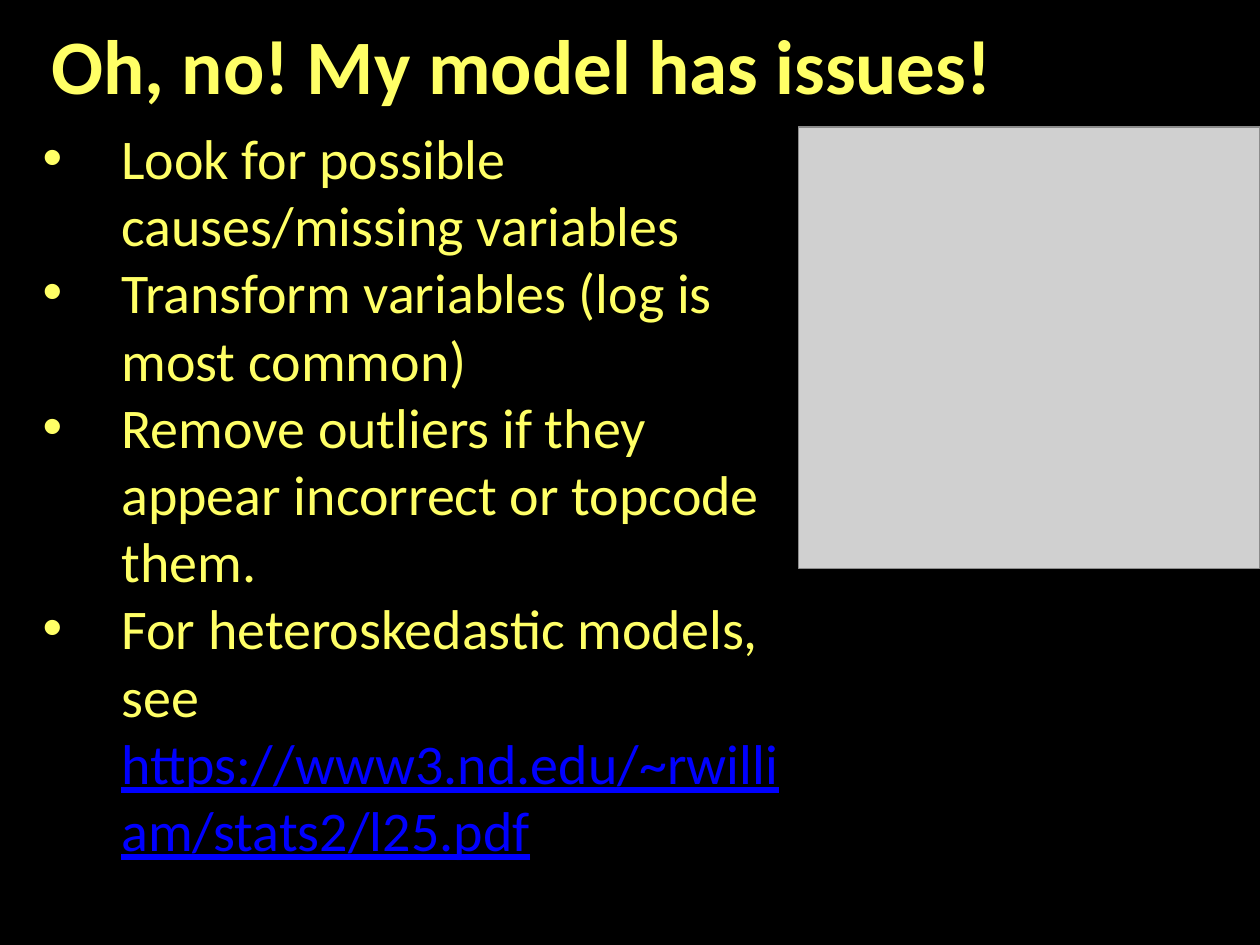
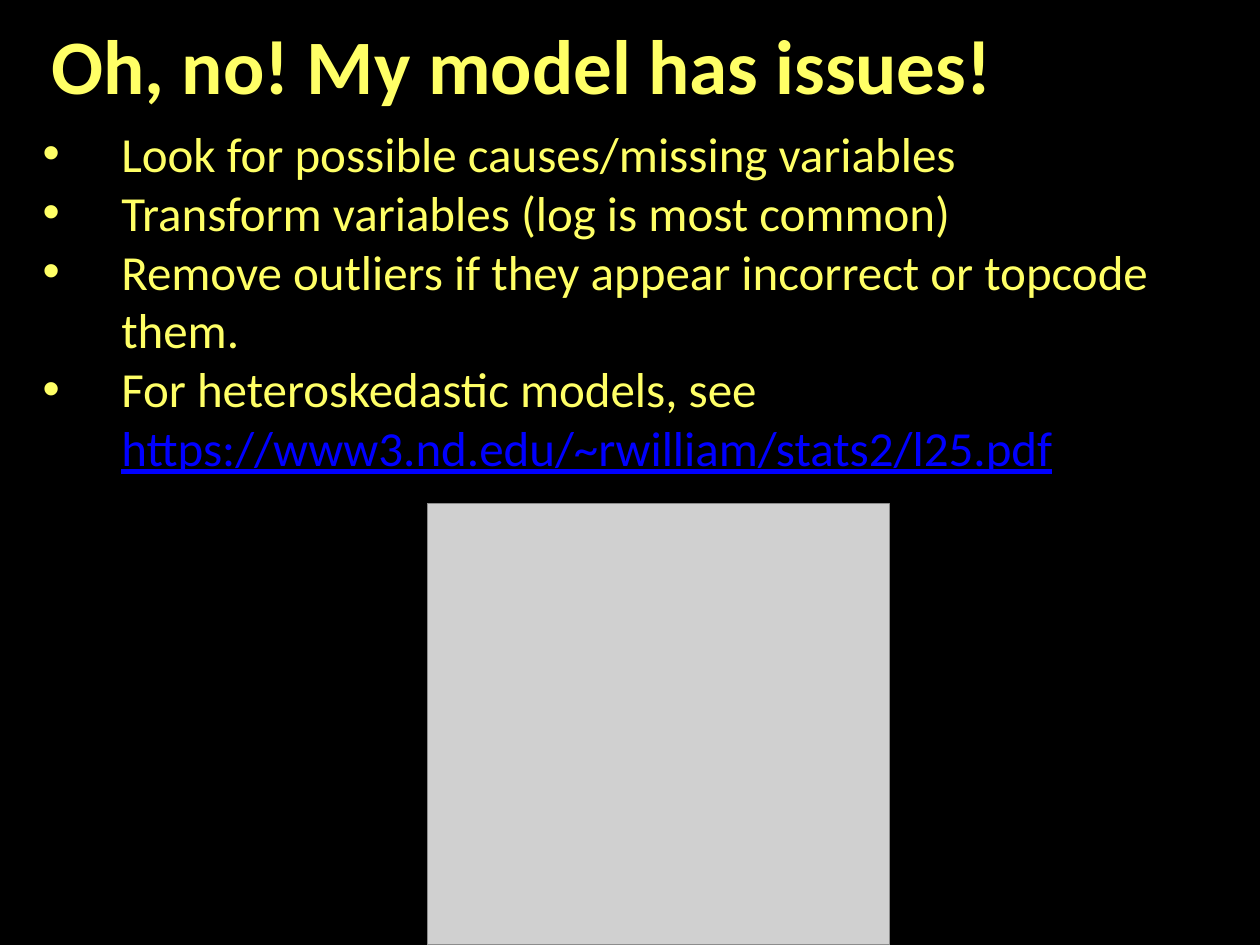
Before and after one commit to jshannon75/geog4300, a slide deck: slide 26 of slides/geog4300_f18_L14-1 Regression.pptx. Drawn at 1260x945 pixels with LibreOffice and Linux fonts; fonts in the diff are those of the drawing; grey boxes stand for pictures. Boxes give left, top, right and bottom in pixels: in the first picture for what was removed or moved away, otherwise in the second. Text is boxed around its words. In the diff, an @@ line names an element or a change of style, - is before the commit and + after.

```diff
--- a/slides/geog4300_f18_L14-1 Regression.pptx
+++ b/slides/geog4300_f18_L14-1 Regression.pptx
@@ text "Look for possible causes/missing variables" at box(121, 138, 1147, 474): size 32 to 28 pt @@
@@ picture: place and size @@
-picture at box(799, 127, 1260, 568)
+picture at box(427, 504, 888, 945)
```
Also in this commit, not shown: 1 other file.
